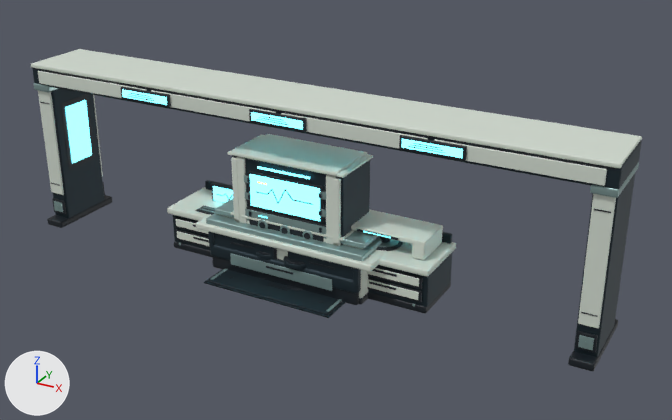
Before and after pictures for a commit that changed the Blender file public/assets/e9-ship-kit/clinical/clinical.blend.
Camera for both pictures: a 50 mm camera at (6.18, -10.22, 6.17) aimed at (0.49, 0.12, 1.0). Arrows for +X, +Y and +Z are at lower left; the lights stay in place. The picture after the commit comes second.

The scene before the commit, as lines of its bpy script (objects in view):
```python
me_cube_096 = bpy.data.meshes.new('Cube.096')
me_cube_096.from_pydata(...)  # 224 vertices, 216 faces; spans x -1.15..1.15, y -0.54..0.29, z 0.2..0.81
me_cube_096.materials.append(mat_e9_body)  # dark blue #24343c
me_cube_152 = bpy.data.meshes.new('Cube.152')
me_cube_152.from_pydata(...)  # 728 vertices, 702 faces; spans x -0.87..0.87, y -0.45..0.42, z 0.02..1.76
me_cube_152.materials.append(mat_e9_body)  # dark blue #24343c
me_cylinder_006 = bpy.data.meshes.new('Cylinder.006')
me_cylinder_006.from_pydata(...)  # 480 vertices, 430 faces; spans x -2.07..2.07, y -0.59..0.59, z 0.06..0.95
me_cylinder_006.materials.append(mat_e9_body)  # dark blue #24343c
ob_clinical_analyser__e9_body = bpy.data.objects.new('clinical-analyser--e9-body', me_cylinder_006)
ob_clinical_analyser__e9_body.parent = ob_clinical_analyser
ob_clinical_analyser__e9_body.location = (0.0, 0.0, 0.0)
ob_comms_rack_tall__e9_body = bpy.data.objects.new('comms-rack-tall--e9-body', me_cube_152)
ob_comms_rack_tall__e9_body.parent = ob_comms_rack_tall
ob_comms_rack_tall__e9_body.location = (0.0, 0.0, 0.0)
ob_cryo_service_console__e9_body = bpy.data.objects.new('cryo-service-console--e9-body', me_cube_096)
ob_cryo_service_console__e9_body.parent = ob_cryo_service_console
ob_cryo_service_console__e9_body.location = (0.0, 0.0, 0.0)
# also in view: 'comms-rack-tall--e9-trim' at (0.0, -0.42, 0.81); 'comms-rack-tall--e9-ceramic' at (0.0, 0.0, 0.92); 'clinical-diagnostic-tower--e9-cyan' at (0.0, -0.43, 1.37); 'clinical-diagnostic-tower--e9-body' at (0.0, 0.01, 0.94); 'clinical-scanner-arch--e9-dark' at (0.0, 0.0, 1.27)
```
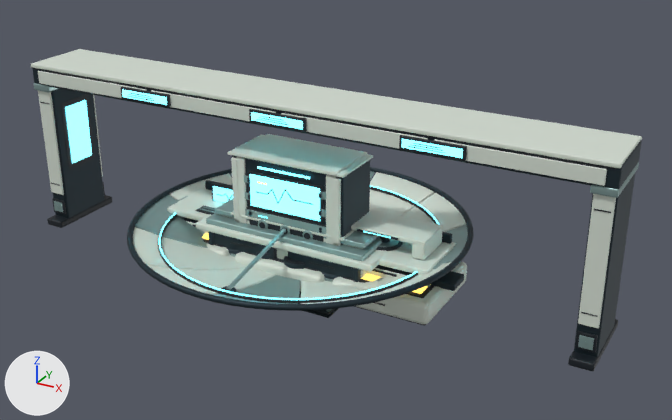
What changed in the scene script:
```text
Add ob_comms_uplink_dish__e9_cyan:
    ob_comms_uplink_dish__e9_cyan = bpy.data.objects.new('comms-uplink-dish--e9-cyan', me_cylinder_066)  # 696 vertices, 678 faces; spans x -1.98..1.98, y -1.98..1.98, z 0.61..1.0; in mat_e9_cyan (cyan #65d8e6, glowing cyan #65d8e6)
    ob_comms_uplink_dish__e9_cyan.parent = ob_comms_uplink_dish
    ob_comms_uplink_dish__e9_cyan.location = (0.0, 0.0, 0.0)
Add ob_comms_uplink_dish:
    ob_comms_uplink_dish = bpy.data.objects.new('comms-uplink-dish', None)
    ob_comms_uplink_dish.location = (0.0, 0.0, 0.0)
Add ob_comms_uplink_dish__e9_dark:
    ob_comms_uplink_dish__e9_dark = bpy.data.objects.new('comms-uplink-dish--e9-dark', me_cylinder_065)  # 888 vertices, 840 faces; spans x -2.0..2.0, y -2.0..2.0, z 0.0..0.99; in mat_e9_dark (black #0e1820)
    ob_comms_uplink_dish__e9_dark.parent = ob_comms_uplink_dish
    ob_comms_uplink_dish__e9_dark.location = (0.0, 0.0, 0.0)
Add ob_comms_uplink_dish__e9_body:
    ob_comms_uplink_dish__e9_body = bpy.data.objects.new('comms-uplink-dish--e9-body', me_cylinder_064)  # 1056 vertices, 986 faces; spans x -2.4..2.4, y -2.4..2.4, z 0.12..0.97; in mat_e9_body (dark blue #24343c)
    ob_comms_uplink_dish__e9_body.parent = ob_comms_uplink_dish
    ob_comms_uplink_dish__e9_body.location = (0.0, 0.0, 0.0)
Add ob_comms_uplink_dish__e9_trim:
    ob_comms_uplink_dish__e9_trim = bpy.data.objects.new('comms-uplink-dish--e9-trim', me_torus_001)  # 1608 vertices, 1570 faces; spans x -2.37..2.37, y -2.37..2.37, z 0.16..0.93; in mat_e9_trim (grey #8faaa8)
    ob_comms_uplink_dish__e9_trim.parent = ob_comms_uplink_dish
    ob_comms_uplink_dish__e9_trim.location = (0.0, 0.0, 0.0)
Add ob_comms_uplink_dish__e9_ceramic:
    ob_comms_uplink_dish__e9_ceramic = bpy.data.objects.new('comms-uplink-dish--e9-ceramic', me_original_parabolic_dish_petal_001)  # 1632 vertices, 1616 faces; spans x -2.35..2.35, y -2.35..2.35, z 0.16..0.72; in mat_e9_ceramic (light grey #d5ded3)
    ob_comms_uplink_dish__e9_ceramic.parent = ob_comms_uplink_dish
    ob_comms_uplink_dish__e9_ceramic.location = (0.0, 0.0, 0.0)
Add ob_habitation_gallery_pendant__e9_dark:
    ob_habitation_gallery_pendant__e9_dark = bpy.data.objects.new('habitation-gallery-pendant--e9-dark', me_captured_domestic_ceiling_supply)  # 696 vertices, 648 faces; spans x -2.2..2.2, y -0.7..0.7, z 0.04..0.62; in mat_e9_dark (black #0e1820)
    ob_habitation_gallery_pendant__e9_dark.parent = ob_habitation_gallery_pendant
    ob_habitation_gallery_pendant__e9_dark.location = (0.0, 0.0, 0.0)
Add ob_habitation_gallery_pendant:
    ob_habitation_gallery_pendant = bpy.data.objects.new('habitation-gallery-pendant', None)
    ob_habitation_gallery_pendant.location = (0.0, 0.0, 0.0)
Add ob_habitation_gallery_pendant__e9_trim:
    ob_habitation_gallery_pendant__e9_trim = bpy.data.objects.new('habitation-gallery-pendant--e9-trim', me_cube_305)  # 448 vertices, 432 faces; spans x -2.21..2.21, y -0.29..0.29, z 0.4..0.65; in mat_e9_trim (grey #8faaa8)
    ob_habitation_gallery_pendant__e9_trim.parent = ob_habitation_gallery_pendant
    ob_habitation_gallery_pendant__e9_trim.location = (0.0, 0.0, 0.0)
Add ob_habitation_gallery_pendant__e9_amber:
    ob_habitation_gallery_pendant__e9_amber = bpy.data.objects.new('habitation-gallery-pendant--e9-amber', me_cube_302)  # 336 vertices, 324 faces; spans x -2.12..2.12, y -0.55..0.55, z 0.0..0.41; in mat_e9_amber (yellow #e0b95a, glowing yellow #e0b95a)
    ob_habitation_gallery_pendant__e9_amber.parent = ob_habitation_gallery_pendant
    ob_habitation_gallery_pendant__e9_amber.location = (0.0, 0.0, 0.0)
Add ob_habitation_gallery_pendant__e9_ceramic:
    ob_habitation_gallery_pendant__e9_ceramic = bpy.data.objects.new('habitation-gallery-pendant--e9-ceramic', me_cube_300)  # 168 vertices, 162 faces; spans x -2.26..2.26, y -0.7..0.7, z 0.06..0.38; in mat_e9_ceramic (light grey #d5ded3)
    ob_habitation_gallery_pendant__e9_ceramic.parent = ob_habitation_gallery_pendant
    ob_habitation_gallery_pendant__e9_ceramic.location = (0.0, 0.0, 0.0)
Add ob_habitation_gallery_pendant__e9_body:
    ob_habitation_gallery_pendant__e9_body = bpy.data.objects.new('habitation-gallery-pendant--e9-body', me_cube_299)  # 536 vertices, 502 faces; spans x -2.4..2.4, y -0.7..0.7, z 0.16..0.61; in mat_e9_body (dark blue #24343c)
    ob_habitation_gallery_pendant__e9_body.parent = ob_habitation_gallery_pendant
    ob_habitation_gallery_pendant__e9_body.location = (0.0, 0.0, 0.0)
```

Location of each change, [x1, y1, x2, y2] in pixels of the pictures (672 x 420 px):
'comms-uplink-dish--e9-ceramic', added: after [133, 172, 466, 304]
'comms-uplink-dish--e9-body', added: after [127, 167, 474, 311]
'comms-uplink-dish--e9-trim', added: after [135, 171, 468, 304]
'habitation-gallery-pendant--e9-ceramic', added: after [206, 243, 467, 324]
'comms-uplink-dish--e9-dark', added: after [158, 187, 443, 303]
'comms-uplink-dish--e9-cyan', added: after [159, 185, 440, 300]
'habitation-gallery-pendant--e9-body', added: after [431, 271, 464, 291]
'habitation-gallery-pendant--e9-dark', added (mostly hidden): after [203, 239, 435, 326]
'habitation-gallery-pendant--e9-amber', added (mostly hidden): after [202, 233, 427, 294]
'habitation-gallery-pendant--e9-trim', added (mostly hidden): after [171, 196, 449, 287]
'clinical-analyser--e9-dark', unchanged, covered by the edit: before [174, 183, 451, 313]; after [184, 183, 410, 277]
'deck-access-panel--e9-body', unchanged, covered by the edit: before [208, 270, 340, 314]; after [298, 293, 330, 314]
'clinical-analyser--e9-body', unchanged, covered by the edit: before [173, 180, 452, 307]; after [183, 180, 452, 285]
'habitation-berth--e9-body', unchanged, covered by the edit: before [208, 232, 361, 294]; after [208, 232, 361, 282]
